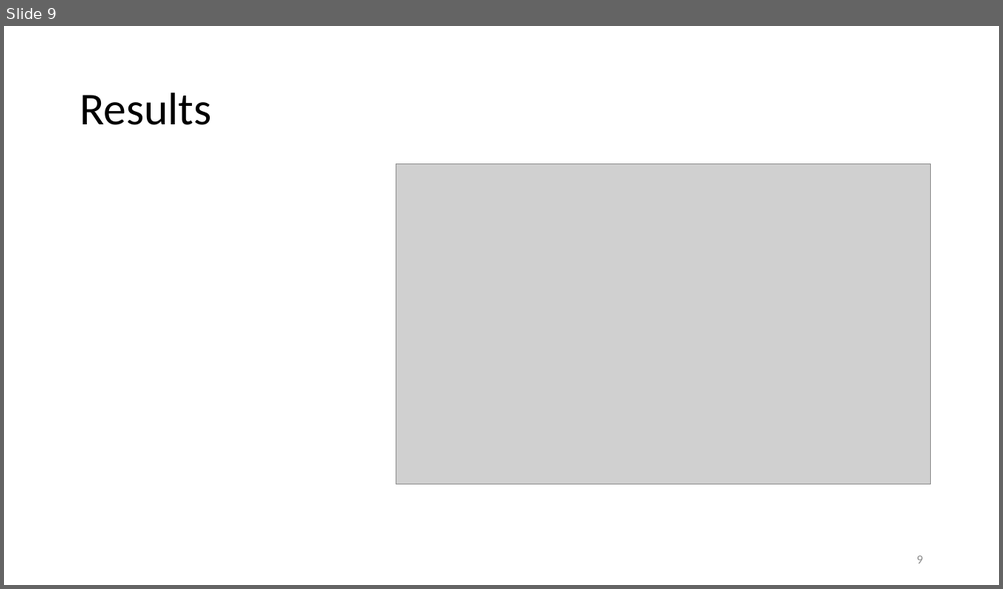
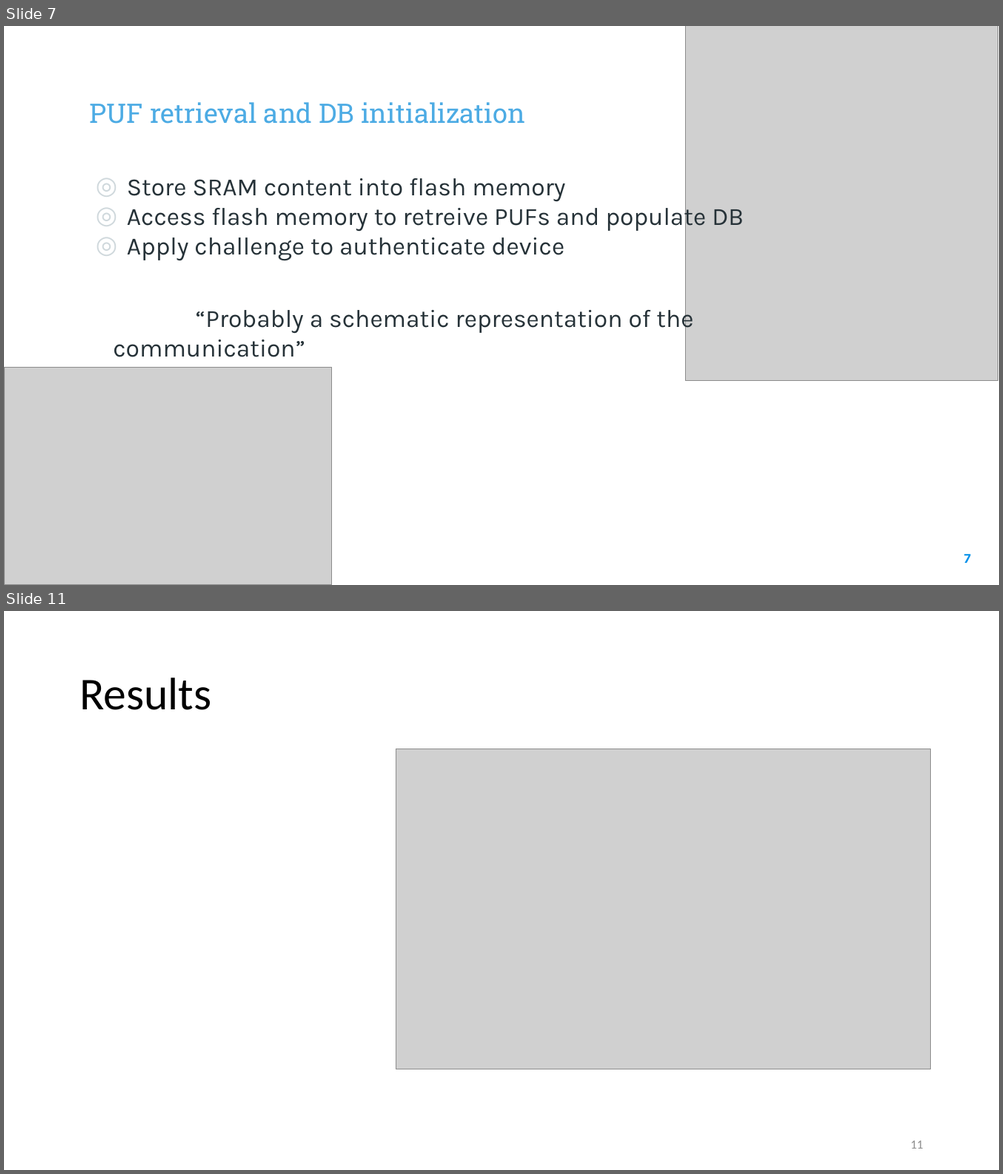
Before and after one commit to elenaroncolino/SEcube-code, a slide deck: Design and Development of a RAM-based PUF.pptx. Shown one above the other, each under a label of ours: slide 9 before the commit, slides 7 and 11 after it; the slides between them are not shown. The pictures are 1003x589 and 1003x1174 pixels, drawn with LibreOffice and Linux fonts; fonts in the diff are those of the drawing; grey boxes stand for pictures; background and template pictures are left out. Boxes give left, top, right and bottom in pixels: in the first picture for what was removed or moved away, otherwise in the second. Text is boxed around its words. In the diff, an @@ line names an element or a change of style, - is before the commit and + after.

```diff
--- a/Design and Development of a RAM-based PUF.pptx
+++ b/Design and Development of a RAM-based PUF.pptx
@@ slide 7 added at bbox=[4, 26, 999, 585], background picture (left out) @@
@@ picture added at bbox=[686, 26, 998, 381] @@
@@ text added at bbox=[90, 102, 525, 124], 26 pt, text #4CABE4 @@
+PUF retrieval and DB initialization
@@ text added at bbox=[113, 178, 743, 358], 24 pt, text #263238 @@
+◎ Store SRAM content into flash memory
+◎ Access flash memory to retreive PUFs and populate DB
+◎ Apply challenge to authenticate device
+“Probably a schematic representation of the communication”
@@ picture added at bbox=[4, 368, 332, 585] @@
@@ page number added at bbox=[964, 554, 970, 563], 13 pt, text #0091EA, bold @@
+7
@@ what was slide 9 is now slide 11 @@
@@ page number at bbox=[910, 1141, 923, 1149]: text changed; text colour #8C8C8C to #8B8B8B @@
-9
+11
```
Also in this commit, not shown: 6 slides changed, 3 other slides added, 2 slides removed.
